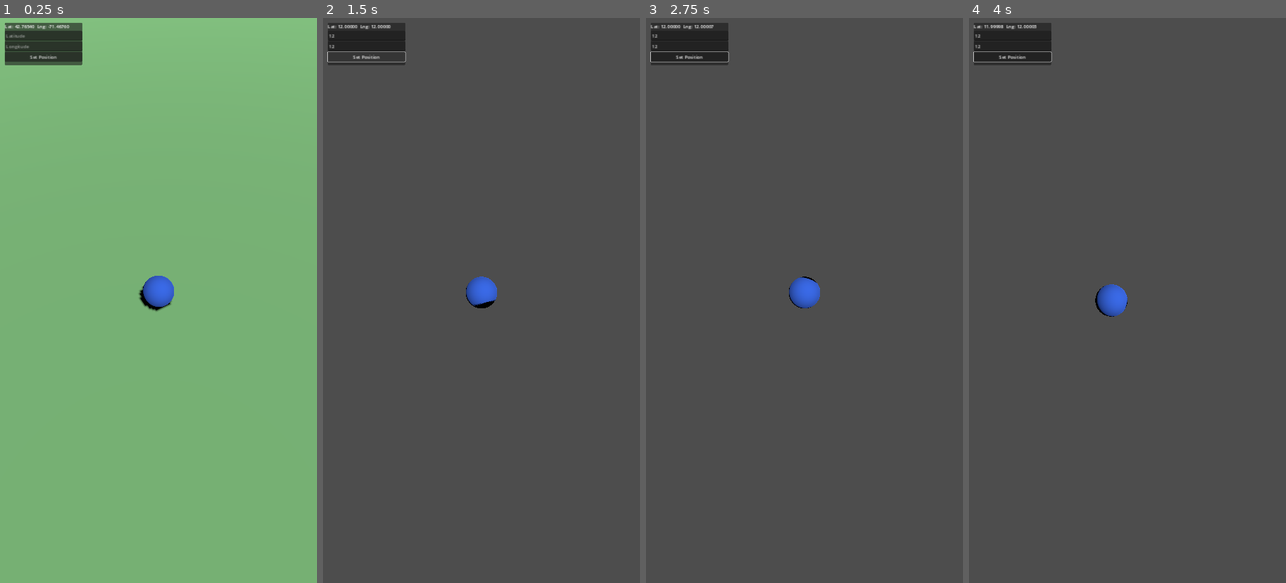
Above: before the commit, frames 1-4 (left to right).
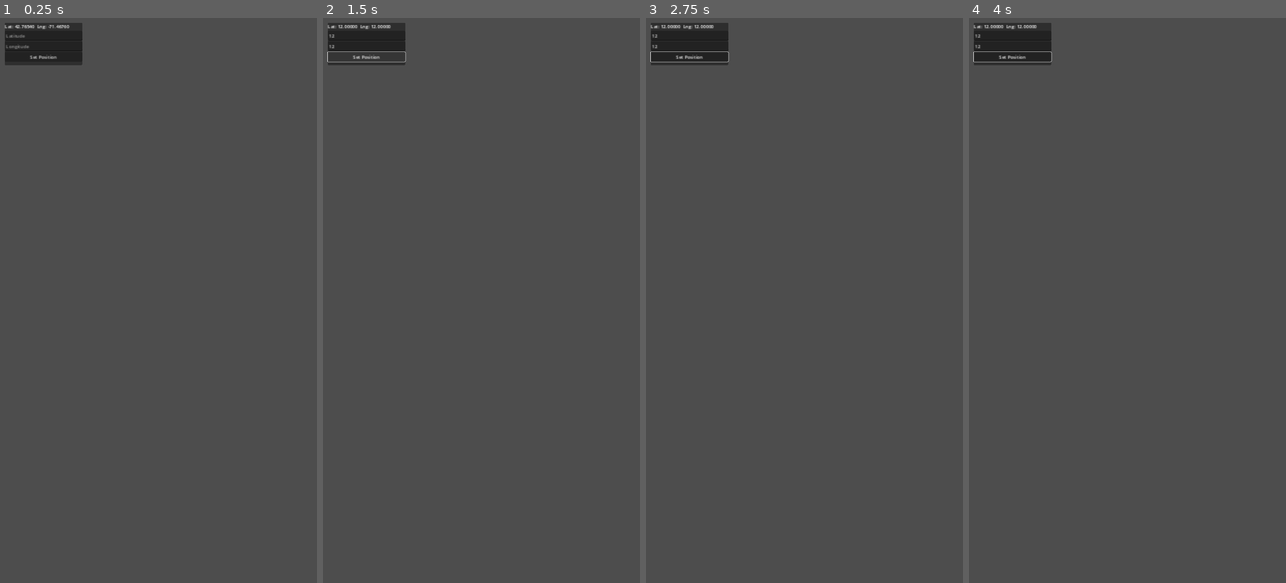
Above: after the commit, the same moments.

Repository: Dominic339/Shared-Skies
Game: Godot game, scene res://scenes/Main.tscn
The game is run twice, just before and just after one commit, with the same random seed, the same clock (stepped at 60 frames per second) and the same inputs.
Inputs (mouse positions are in pixels of both pictures, inside the frame that each line leads up to):
- Up to frame 1 (0.25 s): no input
- Up to frame 2 (1.5 s): click (367, 34) at 0.52 s; type "12" at 0.6 s; click (367, 46) at 0.75 s; type "12" at 0.83 s; click "Set Position" at 1.25 s
- Up to frame 3 (2.75 s): tap Enter at 2 s; move the mouse to (874, 272) at 2.02 s; hold D from 2.03 s (still down); click (874, 272) at 2.17 s
- Up to frame 4 (4 s): release D at 2.75 s; tap Space at 2.75 s; drag from (1064, 328) to (1111, 413) at 2.77 s; tap Enter at 3.5 s; move the mouse to (1159, 176) at 3.52 s; hold D from 3.53 s (still down)

The runs differ from the first frame. In frame 1, 99% of the frame differs, in the area x 0-100%, y 0-100%; in frame 2, 0.4%; in frame 3, 0.4%; in frame 4, 0.5%.
Error after the commit: Parse Error: Cannot infer the type of "is_first" variable because the value doesn't have a set type. (res://scripts/main.gd:105)

Commit message:
Add proximity detection and real visit recording
SupabaseClient gains insert_row(), the first authenticated write path
(everything before this was read-only). Each marker now tracks
in_range (a cyan ring, driven by a plain distance check against the
player every frame) and visited (a gold disc, loaded from the
player's real visits on startup so it persists across sessions).

Tapping a marker always opens the Landmark Display same as before;
tapping while in range also records a real visits row -- first time
sets is_first_visit, later ones don't, matching what the visits
table's own comments already anticipated (repeat visits are rows too,
not just a boolean flip). This is the first Phase-1 feature that
writes real player state instead of just reading published content.

Co-Authored-By: Claude Sonnet 5 <noreply@anthropic.com>
Claude-Session: https://claude.ai/code/session_01AHmiCVGuG2bKpEKrF4VL2r

Diff:
--- a/client/scenes/LandmarkMarker.tscn
+++ b/client/scenes/LandmarkMarker.tscn
@@ -6,6 +6,27 @@
 [sub_resource type="CylinderShape3D" id="CylinderShape3D_1"]
 radius = 0.5
 height = 1.4
+
+[sub_resource type="TorusMesh" id="TorusMesh_1"]
+inner_radius = 0.6
+outer_radius = 0.8
+
+[sub_resource type="StandardMaterial3D" id="StandardMaterial3D_InRange"]
+albedo_color = Color(0.3, 0.8, 1, 1)
+emission_enabled = true
+emission = Color(0.3, 0.8, 1, 1)
+emission_energy_multiplier = 1.5
+
+[sub_resource type="CylinderMesh" id="CylinderMesh_Visited"]
+top_radius = 0.25
+bottom_radius = 0.25
+height = 0.05
+
+[sub_resource type="StandardMaterial3D" id="StandardMaterial3D_Visited"]
+albedo_color = Color(1, 0.85, 0.2, 1)
+emission_enabled = true
+emission = Color(1, 0.85, 0.2, 1)
+emission_energy_multiplier = 1.5
 
 [node name="LandmarkMarker" type="Area3D"]
 script = ExtResource("1")
@@ -15,3 +36,15 @@
 [node name="CollisionShape3D" type="CollisionShape3D" parent="."]
 transform = Transform3D(1, 0, 0, 0, 1, 0, 0, 0, 1, 0, 0.7, 0)
 shape = SubResource("CylinderShape3D_1")
+
+[node name="InRangeIndicator" type="MeshInstance3D" parent="."]
+transform = Transform3D(1, 0, 0, 0, 1, 0, 0, 0, 1, 0, 0.05, 0)
+mesh = SubResource("TorusMesh_1")
+surface_material_override/0 = SubResource("StandardMaterial3D_InRange")
+visible = false
+
+[node name="VisitedIndicator" type="MeshInstance3D" parent="."]
+transform = Transform3D(1, 0, 0, 0, 1, 0, 0, 0, 1, 0, 1.6, 0)
+mesh = SubResource("CylinderMesh_Visited")
+surface_material_override/0 = SubResource("StandardMaterial3D_Visited")
+visible = false
--- a/client/scripts/autoload/supabase_client.gd
+++ b/client/scripts/autoload/supabase_client.gd
@@ -83,6 +83,23 @@
 	return result if result is Array else []
 
 
+# Authenticated INSERT against a PostgREST table. Returns the inserted
+# row (Prefer: return=representation), or an empty Dictionary on failure
+# -- callers use .is_empty() to check success rather than a separate
+# error path, since RLS rejection and network failure both just come
+# back as "nothing was written."
+func insert_row(table: String, data: Dictionary) -> Dictionary:
+	var headers := [
+		"apikey: " + SUPABASE_ANON_KEY,
+		"Authorization: Bearer " + access_token,
+		"Content-Type: application/json",
+		"Prefer: return=representation",
+	]
+	var url := "%s/rest/v1/%s" % [SUPABASE_URL, table]
+	var result: Variant = await _request(url, headers, HTTPClient.METHOD_POST, JSON.stringify(data))
+	return result[0] if result is Array and result.size() > 0 else {}
+
+
 func _request(url: String, headers: PackedStringArray, method: HTTPClient.Method, body: String = "") -> Variant:
 	var http_request := HTTPRequest.new()
 	add_child(http_request)
--- a/client/scripts/landmark_marker.gd
+++ b/client/scripts/landmark_marker.gd
@@ -7,10 +7,28 @@
 var landmark_name: String = ""
 var category: String = ""
 
+var in_range: bool = false
+var visited: bool = false
+
+@onready var in_range_indicator: MeshInstance3D = $InRangeIndicator
+@onready var visited_indicator: MeshInstance3D = $VisitedIndicator
+
 
 func _ready() -> void:
 	input_ray_pickable = true
 	input_event.connect(_on_input_event)
+	in_range_indicator.visible = false
+	visited_indicator.visible = false
+
+
+func set_in_range(value: bool) -> void:
+	in_range = value
+	in_range_indicator.visible = value
+
+
+func set_visited(value: bool) -> void:
+	visited = value
+	visited_indicator.visible = value
 
 
 func _on_input_event(
--- a/client/scripts/main.gd
+++ b/client/scripts/main.gd
@@ -2,11 +2,14 @@
 
 const LandmarkMarkerScene := preload("res://scenes/LandmarkMarker.tscn")
 const MOVE_SPEED_METERS_PER_SEC := 8.0
+const PROXIMITY_RADIUS_METERS := 25.0
 
 @onready var camera: Camera3D = $Camera3D
 @onready var player_marker: Node3D = $PlayerMarker
 @onready var landmark_markers: Node3D = $LandmarkMarkers
 @onready var landmark_display: CanvasLayer = $LandmarkDisplay
+
+var markers_by_landmark_id: Dictionary = {}
 
 
 func _ready() -> void:
@@ -18,12 +21,14 @@
 	print("Signed in anonymously as %s" % SupabaseClient.user_id)
 
 	await _load_landmarks()
+	await _load_existing_visits()
 
 
 func _process(delta: float) -> void:
 	_handle_movement_input(delta)
 	player_marker.position = GeoProjection.to_local(DevLocation.current_lat, DevLocation.current_lng)
 	camera.update_around(player_marker.global_position)
+	_check_proximity()
 
 
 func _handle_movement_input(delta: float) -> void:
@@ -55,6 +60,12 @@
 	DevLocation.move(movement.x, -movement.z)
 
 
+func _check_proximity() -> void:
+	for marker: Area3D in landmark_markers.get_children():
+		var distance := player_marker.global_position.distance_to(marker.global_position)
+		marker.set_in_range(distance <= PROXIMITY_RADIUS_METERS)
+
+
 func _load_landmarks() -> void:
 	var rows: Array = await SupabaseClient.get_table(
 		"landmarks_map_view", "select=id,code,name,category,lat,lng"
@@ -70,7 +81,41 @@
 		marker.category = row.get("category", "")
 		marker.position = GeoProjection.to_local(row.get("lat", 0.0), row.get("lng", 0.0))
 		marker.tapped.connect(_on_landmark_marker_tapped)
+		markers_by_landmark_id[marker.landmark_id] = marker
+
+
+func _load_existing_visits() -> void:
+	var rows: Array = await SupabaseClient.get_table(
+		"visits", "select=landmark_id&wayfinder_id=eq.%s" % SupabaseClient.user_id
+	)
+	for row: Dictionary in rows:
+		var marker: Area3D = markers_by_landmark_id.get(row.get("landmark_id", ""))
+		if marker:
+			marker.set_visited(true)
+	print("%d Landmark(s) already visited." % rows.size())
 
 
 func _on_landmark_marker_tapped(marker: Area3D) -> void:
 	landmark_display.show_landmark(marker)
+	if marker.in_range:
+		await _record_visit(marker)
+
+
+func _record_visit(marker: Area3D) -> void:
+	var is_first := not marker.visited
+	marker.set_visited(true)  # optimistic -- avoids double-recording if tapped again before this resolves
+
+	var row := await SupabaseClient.insert_row("visits", {
+		"wayfinder_id": SupabaseClient.user_id,
+		"landmark_id": marker.landmark_id,
+		"is_first_visit": is_first,
+	})
+
+	if row.is_empty():
+		print("Failed to record visit for %s" % marker.code)
+		if is_first:
+			marker.set_visited(false)
+	elif is_first:
+		print("Visited %s for the first time!" % marker.landmark_name)
+	else:
+		print("Visited %s again." % marker.landmark_name)
Not shown: 1 places in client/scenes/LandmarkMarker.tscn that only renumber resources
